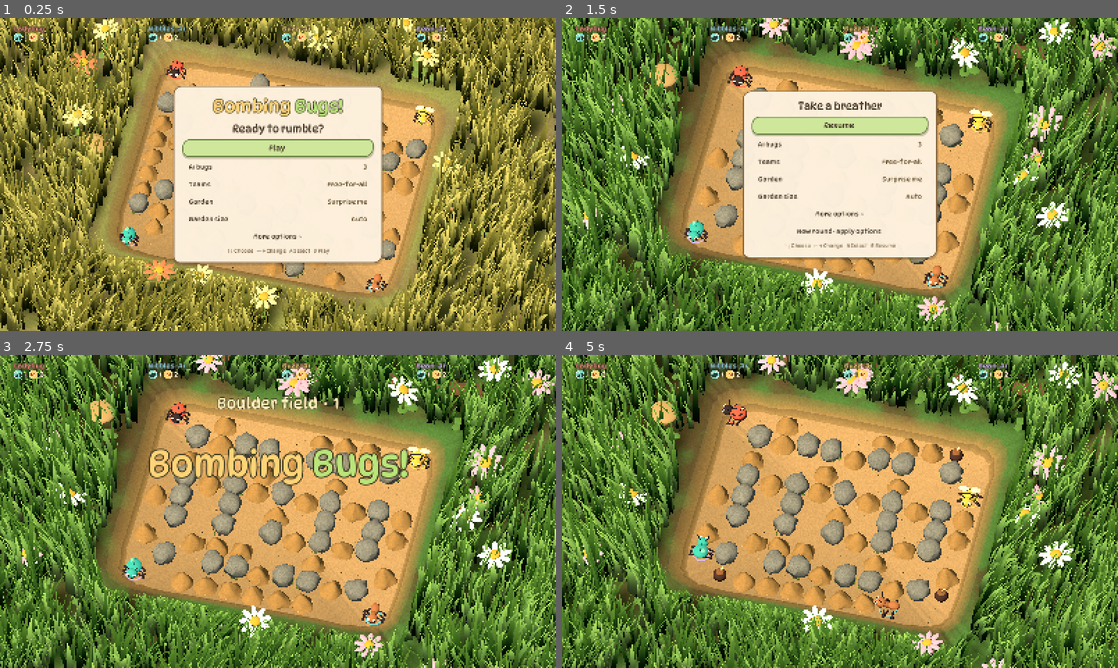
Above: before the commit, frames 1-4 (two rows, left to right).
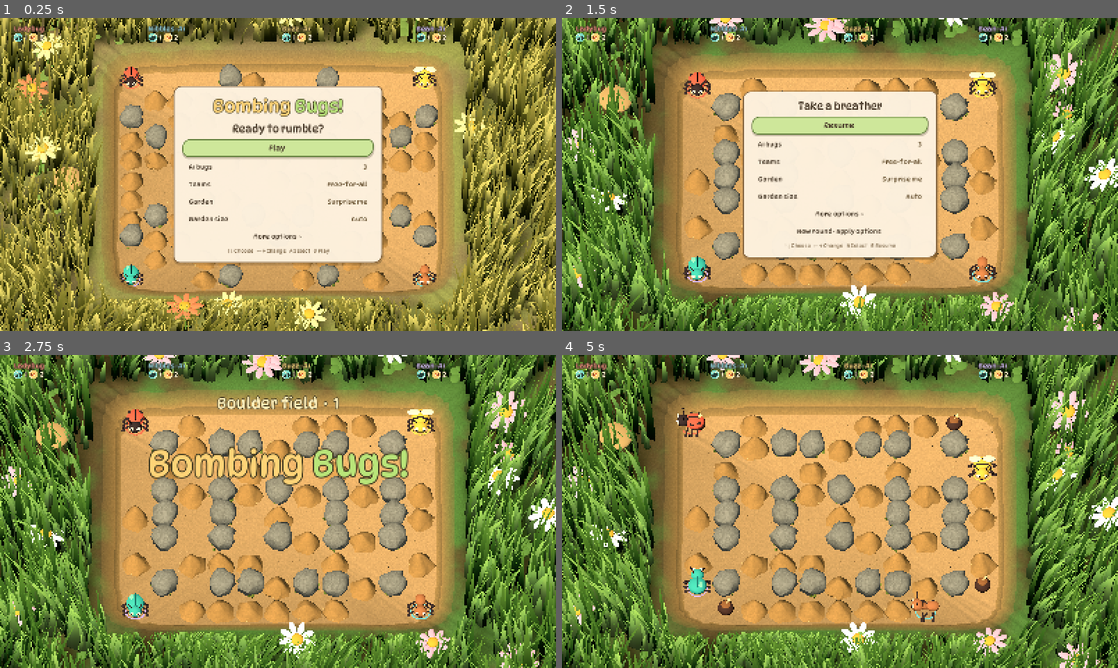
Above: after the commit, the same moments.

Repository: ontola/gamenight-games
Game: Godot game, scene res://main.tscn
The game is run twice, just before and just after one commit, with the same random seed, the same clock (stepped at 60 frames per second) and the same inputs.
Inputs (mouse positions are in pixels of both pictures, inside the frame that each line leads up to):
- Up to frame 1 (0.25 s): no input
- Up to frame 2 (1.5 s): tap Enter at 0.5 s; move the mouse to (962, 158) at 0.52 s; hold D 0.53-1.28 s; hold Enter 0.53-1.28 s; click (962, 158) at 0.67 s; tap Space at 0.77, 1.07 s; move the mouse to (728, 190) at 1.27 s; hold S from 1.28 s (still down); tap P at 1.35 s
- Up to frame 3 (2.75 s): tap Space at 1.52, 1.82 s; move the mouse to (333, 442) at 2.02 s; release S at 2.03 s; hold D from 2.03 s (still down); hold Backspace from 2.03 s (still down)
- Up to frame 4 (5 s): move the mouse to (812, 574) at 2.77 s; release D at 2.78 s; release Backspace at 2.78 s; hold W 2.78-3.53 s; tap E at 2.85 s; click (812, 574) at 2.92 s; tap Space at 3.02, 3.32, 3.77, 4.07, 4.52, 4.82 s; move the mouse to (1006, 558) at 3.52 s; hold Shift 3.53-4.28 s; hold A from 3.53 s (still down); move the mouse to (673, 464) at 4.27 s; tap Enter at 4.35 s

The runs differ from the first frame. In frame 1, 60% of the frame differs, in the area x 0-100%, y 0-100%; in frame 2, 64%; in frame 3, 73%; in frame 4, 75%.

Commit message:
Bombing Bugs: straight-on tilted camera (no yaw), a little more meadow around the pit
Co-Authored-By: Claude Opus 5.5 (1M context) <noreply@anthropic.com>
Claude-Session: https://claude.ai/code/session_01A6exjfnhezmQTZHuqiLmSE

Diff:
--- a/bombing-bugs/gamenight.json
+++ b/bombing-bugs/gamenight.json
@@ -35,6 +35,6 @@
   },
   "links": {
     "source": "https://github.com/ontola/gamenight-games/tree/main/bombing-bugs",
-    "releases": "https://github.com/ontola/gamenight-games/releases/tag/bombing-bugs-v0.7.0"
+    "releases": "https://github.com/ontola/gamenight-games/releases/tag/bombing-bugs-v0.7.1"
   }
 }
--- a/bombing-bugs/src/garden.gd
+++ b/bombing-bugs/src/garden.gd
@@ -51,10 +51,10 @@
 	{"soil":Color("7a6142"),"moss":Color("7f8648"),"base":Color("4d5c2a"),"tip":Color("cfb055"),"flowers":[Color("c9a0e8"),Color("fff0c8")]},
 ]
 const SUN_ANGLES := Vector2(-52,-32)
-## A playful three-quarter view: tilted down CAM_PITCH degrees and turned CAM_YAW
-## degrees off straight-on, so the garden reads as a little diorama.
+## Straight-on view tilted down CAM_PITCH degrees: not top-down, so the garden
+## reads as a little diorama. Joep found any CAM_YAW turn unnatural; keep it 0.
 const CAM_PITCH := 54.0
-const CAM_YAW := 13.0
+const CAM_YAW := 0.0
 const GRASS_SHADER := """shader_type spatial;
 render_mode cull_disabled;
 uniform float gust = 1.0;
--- a/bombing-bugs/src/main.gd
+++ b/bombing-bugs/src/main.gd
@@ -180,7 +180,7 @@
 		w = maxf(w,absf(c.dot(right))); h = maxf(h,absf((c-target).dot(up)))
 	var view := get_viewport().get_visible_rect().size
 	var aspect := view.x/maxf(view.y,1.0)
-	camera.size = maxf(w*2.0,h*2.0*aspect)*1.06
+	camera.size = maxf(w*2.0,h*2.0*aspect)*1.12
 
 func _prepared(id: String, seats: Array, players: Array) -> void:
 	session = id; host_seats = seats; host_players = players; active = false; host_paused = false
Not shown, changed: bombing-bugs/README.md
